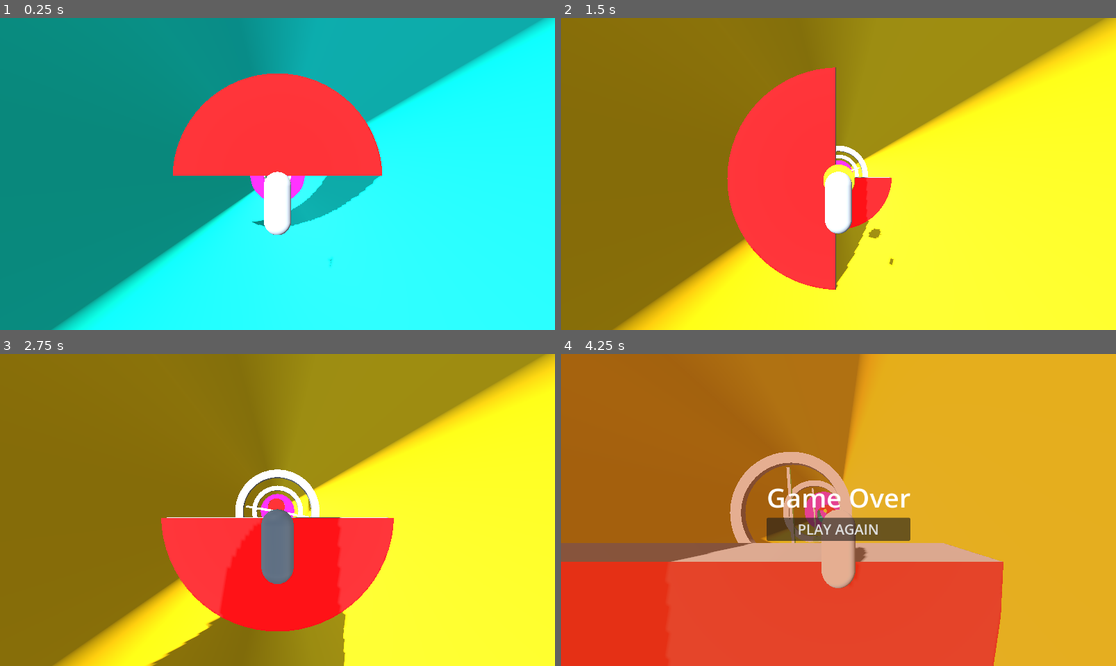
Above: before the commit, frames 1-4 (two rows, left to right).
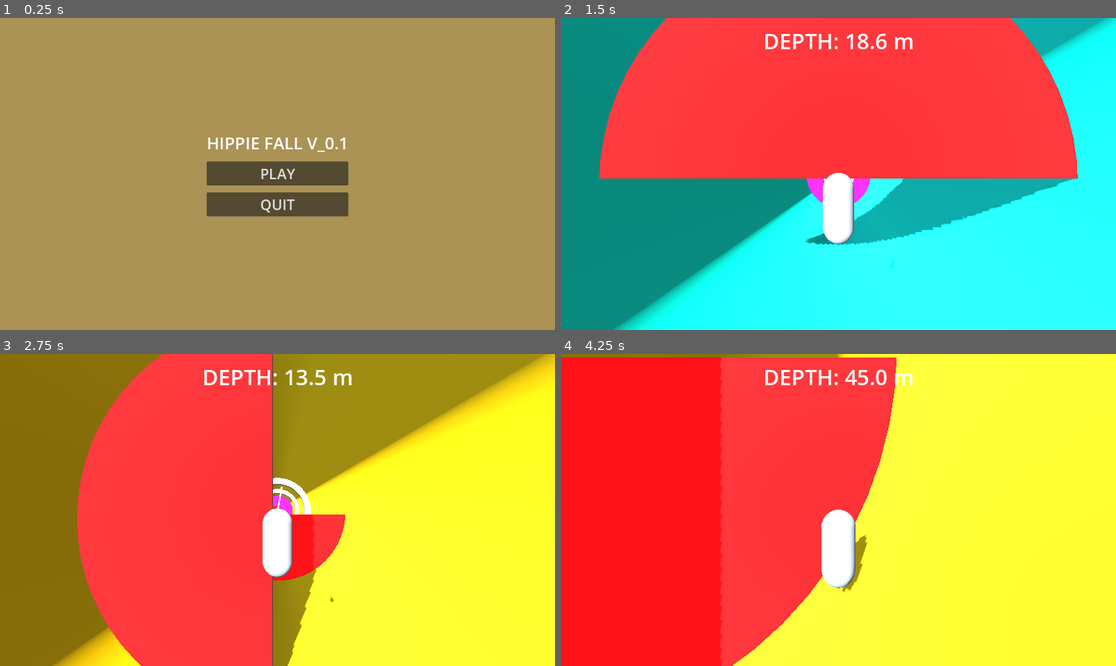
Above: after the commit, the same moments.

Repository: sen4az/HippieFall
Game: Godot game, scene res://Scenes/main_menu.tscn
Two runs of this game, one before a commit and one after it. Both use one fixed random seed, a clock stepped at 60 frames per second and the inputs below. Before the commit the project starts from res://Scenes/main.tscn.
Inputs (mouse positions are in pixels of both pictures, inside the frame that each line leads up to):
- Up to frame 1 (0.25 s): no input
- Up to frame 2 (1.5 s): click (838, 174) at 0.5 s, where only the run after the commit has a clickable "PLAY"; click (838, 192) at 1.25 s, where only the run before the commit has a clickable "PLAY AGAIN"
- Up to frame 3 (2.75 s): click (277, 588) at 2 s, where only the run after the commit has a clickable "PLAY AGAIN"
- Up to frame 4 (4.25 s): move the mouse to (960, 494) at 2.77 s; hold D (move_right) 2.78-3.5 s; click (960, 494) at 2.92 s; drag from (727, 525) to (810, 572) at 3.52 s

The runs differ from the first frame. In frame 1, 100% of the frame differs, in the area x 0-100%, y 0-100%; in frame 2, 94%; in frame 3, 36%; in frame 4, 100%.

Commit message:
hippie-prototype-v-1.4
Added improved GameOver screen, Depth Fallen in the HUD

Diff:
--- a/hippie-prototype-v-1.0/Scenes/game_over_ui.tscn
+++ b/hippie-prototype-v-1.0/Scenes/game_over_ui.tscn
@@ -30,12 +30,49 @@
 
 [node name="VBoxContainer" type="VBoxContainer" parent="MarginContainer"]
 layout_mode = 2
+theme_override_constants/separation = 45
+alignment = 1
 
-[node name="Label" type="Label" parent="MarginContainer/VBoxContainer"]
+[node name="Control" type="Control" parent="MarginContainer/VBoxContainer"]
+custom_minimum_size = Vector2(0, 125)
 layout_mode = 2
 size_flags_horizontal = 4
+size_flags_vertical = 6
+
+[node name="Label" type="Label" parent="MarginContainer/VBoxContainer/Control"]
+layout_mode = 1
+anchors_preset = 5
+anchor_left = 0.5
+anchor_right = 0.5
+offset_left = -151.0
+offset_right = 151.0
+offset_bottom = 76.0
+grow_horizontal = 2
+size_flags_horizontal = 4
 theme_override_font_sizes/font_size = 55
-text = "Game Over"
+text = "Trip is Over"
+
+[node name="StatsBox" type="VBoxContainer" parent="MarginContainer/VBoxContainer"]
+layout_mode = 2
+size_flags_horizontal = 4
+size_flags_vertical = 4
+theme_override_constants/separation = 8
+
+[node name="DepthStats" type="Label" parent="MarginContainer/VBoxContainer/StatsBox"]
+layout_mode = 2
+size_flags_horizontal = 4
+theme_override_font_sizes/font_size = 35
+text = "Depth Record : 0"
+horizontal_alignment = 1
+vertical_alignment = 1
+
+[node name="CoinsStats" type="Label" parent="MarginContainer/VBoxContainer/StatsBox"]
+layout_mode = 2
+size_flags_horizontal = 4
+theme_override_font_sizes/font_size = 35
+text = "Coins Collected : 0"
+horizontal_alignment = 1
+vertical_alignment = 1
 
 [node name="RestartButton" type="Button" parent="MarginContainer/VBoxContainer"]
 layout_mode = 2
--- /dev/null
+++ b/hippie-prototype-v-1.0/Scenes/hud.tscn
@@ -0,0 +1,38 @@
+[gd_scene load_steps=2 format=3 uid="uid://c8wmaycqy8840"]
+
+[ext_resource type="Script" uid="uid://ytc2uqwl05tn" path="res://Scripts/hud.gd" id="1_e0onf"]
+
+[node name="HUD" type="CanvasLayer"]
+script = ExtResource("1_e0onf")
+depth_label_path = NodePath("Control/MarginContainer/HBoxContainer/Depth")
+
+[node name="Control" type="Control" parent="."]
+layout_mode = 3
+anchors_preset = 15
+anchor_right = 1.0
+anchor_bottom = 1.0
+grow_horizontal = 2
+grow_vertical = 2
+mouse_filter = 2
+
+[node name="MarginContainer" type="MarginContainer" parent="Control"]
+layout_mode = 1
+anchors_preset = 5
+anchor_left = 0.5
+anchor_right = 0.5
+offset_left = -100.5
+offset_right = 100.5
+offset_bottom = 95.0
+grow_horizontal = 2
+theme_override_constants/margin_left = 16
+theme_override_constants/margin_top = 16
+theme_override_constants/margin_right = 16
+theme_override_constants/margin_bottom = 16
+
+[node name="HBoxContainer" type="HBoxContainer" parent="Control/MarginContainer"]
+layout_mode = 2
+
+[node name="Depth" type="Label" parent="Control/MarginContainer/HBoxContainer"]
+layout_mode = 2
+theme_override_font_sizes/font_size = 45
+text = "DEPTH: 0"
--- a/hippie-prototype-v-1.0/Scenes/main.tscn
+++ b/hippie-prototype-v-1.0/Scenes/main.tscn
@@ -9,6 +9,7 @@
 [ext_resource type="PackedScene" uid="uid://bwoylatocuvkt" path="res://Scenes/vertical_tunnel.tscn" id="6_21xkr"]
 [ext_resource type="PackedScene" uid="uid://b32ufs5idpuev" path="res://Scenes/collectibles_manager.tscn" id="6_hptm8"]
 [ext_resource type="PackedScene" uid="uid://of807v2fkrqg" path="res://Scenes/game_over_manager.tscn" id="8_344ge"]
+[ext_resource type="PackedScene" uid="uid://c8wmaycqy8840" path="res://Scenes/hud.tscn" id="9_hptm8"]
 
 [sub_resource type="ProceduralSkyMaterial" id="ProceduralSkyMaterial_jjgbg"]
 sky_horizon_color = Color(0.66224277, 0.6717428, 0.6867428, 1)
@@ -51,4 +52,7 @@
 
 [node name="GameOverUI" parent="." instance=ExtResource("1_344ge")]
 
+[node name="HUD" parent="." instance=ExtResource("9_hptm8")]
+player_path = NodePath("../Player")
+
 [node name="GameOverManager" parent="." instance=ExtResource("8_344ge")]
--- /dev/null
+++ b/hippie-prototype-v-1.0/Scenes/main_menu.tscn
@@ -0,0 +1,49 @@
+[gd_scene load_steps=3 format=3 uid="uid://ck6hv0ydg41be"]
+
+[ext_resource type="Script" uid="uid://ippa6maex4on" path="res://Scripts/main_menu.gd" id="1_28flt"]
+[ext_resource type="PackedScene" uid="uid://bxn1pt420cvdj" path="res://Scenes/main.tscn" id="2_48xlc"]
+
+[node name="MainMenu" type="CanvasLayer"]
+script = ExtResource("1_28flt")
+gameplay_scene = ExtResource("2_48xlc")
+
+[node name="ColorRect" type="ColorRect" parent="."]
+anchors_preset = 15
+anchor_right = 1.0
+anchor_bottom = 1.0
+grow_horizontal = 2
+grow_vertical = 2
+mouse_filter = 2
+color = Color(0.90360695, 0.746672, 0.35339725, 0.6117647)
+
+[node name="MarginContainer" type="MarginContainer" parent="."]
+anchors_preset = 15
+anchor_right = 1.0
+anchor_bottom = 1.0
+grow_horizontal = 2
+grow_vertical = 2
+
+[node name="VBoxContainer" type="VBoxContainer" parent="MarginContainer"]
+layout_mode = 2
+size_flags_horizontal = 4
+size_flags_vertical = 4
+theme_override_constants/separation = 14
+
+[node name="Label" type="Label" parent="MarginContainer/VBoxContainer"]
+layout_mode = 2
+size_flags_horizontal = 4
+size_flags_vertical = 0
+theme_override_font_sizes/font_size = 35
+text = "HIPPIE FALL V_0.1"
+horizontal_alignment = 1
+
+[node name="PlayButton" type="Button" parent="MarginContainer/VBoxContainer"]
+custom_minimum_size = Vector2(105, 0)
+layout_mode = 2
+theme_override_font_sizes/font_size = 30
+text = "PLAY"
+
+[node name="QuitButton" type="Button" parent="MarginContainer/VBoxContainer"]
+layout_mode = 2
+theme_override_font_sizes/font_size = 30
+text = "QUIT"
--- a/hippie-prototype-v-1.0/Scripts/collectibles_manager.gd
+++ b/hippie-prototype-v-1.0/Scripts/collectibles_manager.gd
@@ -3,31 +3,39 @@
 @export var collectibles: Array[PackedScene] = []
 @export var spawn_chance: float = 0.70
 @export var offset: Vector3 = Vector3(0, 2, 0)
+@export var skip_initial_spawns: int = 2  # how many spawn calls to skip at start
 @export var enable_debug_logs: bool = false
 
-var _rng := RandomNumberGenerator.new()
-var collected_count: int = 0  # <-- add this
+var rng := RandomNumberGenerator.new()
+var collected_count: int = 0
+var spawn_attempts: int = 0
 
 func _ready() -> void:
-	_rng.randomize()
-	add_to_group("collectibles_manager")  # <-- so coins can find us
+	rng.randomize()
+	add_to_group("collectibles_manager")
 
 func spawn_on_segment(seg: Node3D, basis: Basis) -> void:
+	spawn_attempts += 1
+	if spawn_attempts <= skip_initial_spawns:
+		if enable_debug_logs:
+			print("spawn: skipping initial spawn ", spawn_attempts, "/", skip_initial_spawns)
+		return
+
 	if collectibles.is_empty():
 		return
 	for c in seg.get_children():
 		if c.is_in_group("collectible"):
 			c.queue_free()
-	if _rng.randf() > spawn_chance:
+	if rng.randf() > spawn_chance:
 		return
-	var inst := collectibles[0].instantiate() as Node3D  # or pick random
+	var inst := collectibles[0].instantiate() as Node3D
 	if inst == null:
 		return
 	seg.add_child(inst)
 	var origin: Vector3 = seg.global_transform.origin + seg.global_transform.basis * offset
 	inst.global_transform = Transform3D(seg.global_transform.basis, origin)
 	if enable_debug_logs:
-		print("Collectible spawned on ", seg.name)
+		print("Collectible spawned on ", seg.name, " at ", origin)
 
 func on_coin_collected() -> void:
 	collected_count += 1
--- /dev/null
+++ b/hippie-prototype-v-1.0/Scripts/hud.gd
@@ -0,0 +1,35 @@
+extends CanvasLayer  # or Control/Node, whatever your HUD root is
+
+@export var player_path: NodePath
+@export var depth_label_path: NodePath
+
+@onready var player := get_node(player_path)
+@onready var depth_label: Label = get_node(depth_label_path)
+
+
+var start_y: float = 0.0
+
+func _ready() -> void:
+	if player:
+		start_y = player.global_transform.origin.y
+	else:
+		push_error("HUD: player_path not set")
+	_update_depth_label(0.0)
+
+func _process(_delta: float) -> void:
+	if not player:
+		return
+	var depth = start_y - player.global_transform.origin.y  # Y goes down = smaller Y
+	if depth < 0.0:
+		depth = 0.0
+	_update_depth_label(depth)
+
+func reset_depth(new_start: float = INF) -> void:
+	if new_start == INF and player:
+		start_y = player.global_transform.origin.y
+	else:
+		start_y = new_start
+	_update_depth_label(0.0)
+
+func _update_depth_label(depth: float) -> void:
+	depth_label.text = "DEPTH: %.1f m" % depth
--- /dev/null
+++ b/hippie-prototype-v-1.0/Scripts/main_menu.gd
@@ -0,0 +1,20 @@
+extends CanvasLayer
+
+@export var gameplay_scene: PackedScene
+
+@onready var play_button: Button = $MarginContainer/VBoxContainer/PlayButton
+@onready var quit_button: Button = $MarginContainer/VBoxContainer/QuitButton
+
+
+func _ready() -> void:
+	play_button.pressed.connect(_on_play)
+	quit_button.pressed.connect(_on_quit)
+
+func _on_play() -> void:
+	if gameplay_scene:
+		get_tree().change_scene_to_packed(gameplay_scene)
+	else:
+		print("MainMenu: gameplay_scene not assigned")
+
+func _on_quit() -> void:
+	get_tree().quit()  # on mobile/web this may no-op; you can log instead
--- a/hippie-prototype-v-1.0/Scripts/player.gd
+++ b/hippie-prototype-v-1.0/Scripts/player.gd
@@ -1,10 +1,10 @@
 extends CharacterBody3D
 
-@export var max_speed_x: float = 25.0
-@export var max_speed_z: float = 25.0
+@export var max_speed_x: float = 30.0
+@export var max_speed_z: float = 30.0
 @export var fall_speed_start: float = 20.0
-@export var fall_speed_max: float = 75.0
-@export var fall_speed_increment: float = 1.0
+@export var fall_speed_max: float = 65.0
+@export var fall_speed_increment: float = .7
 @export var lerp_factor: float = 10.0
 @export var touch_sensitivity: float = 10.0
 
--- a/hippie-prototype-v-1.0/project.godot
+++ b/hippie-prototype-v-1.0/project.godot
@@ -11,7 +11,7 @@
 [application]
 
 config/name="HippiePrototype_v1.0"
-run/main_scene="uid://bxn1pt420cvdj"
+run/main_scene="uid://ck6hv0ydg41be"
 config/features=PackedStringArray("4.5", "Forward Plus")
 
 [input]
Not shown: 1 places in hippie-prototype-v-1.0/Scenes/main.tscn that only renumber resources
Not shown, added: hippie-prototype-v-1.0/Scripts/hud.gd.uid
Not shown, added: hippie-prototype-v-1.0/Scripts/main_menu.gd.uid
